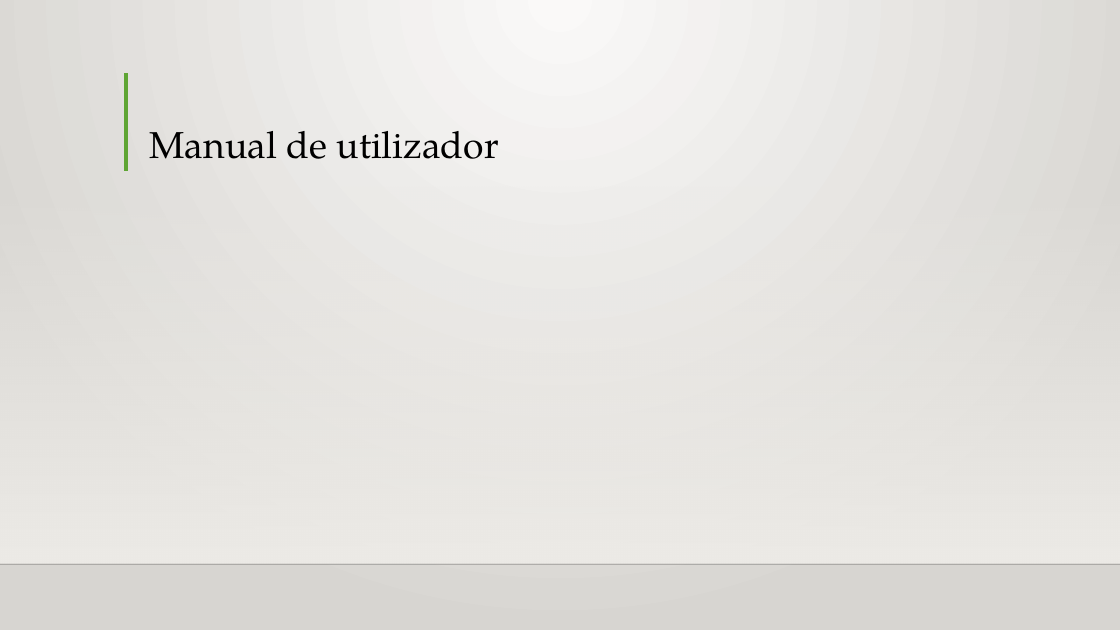
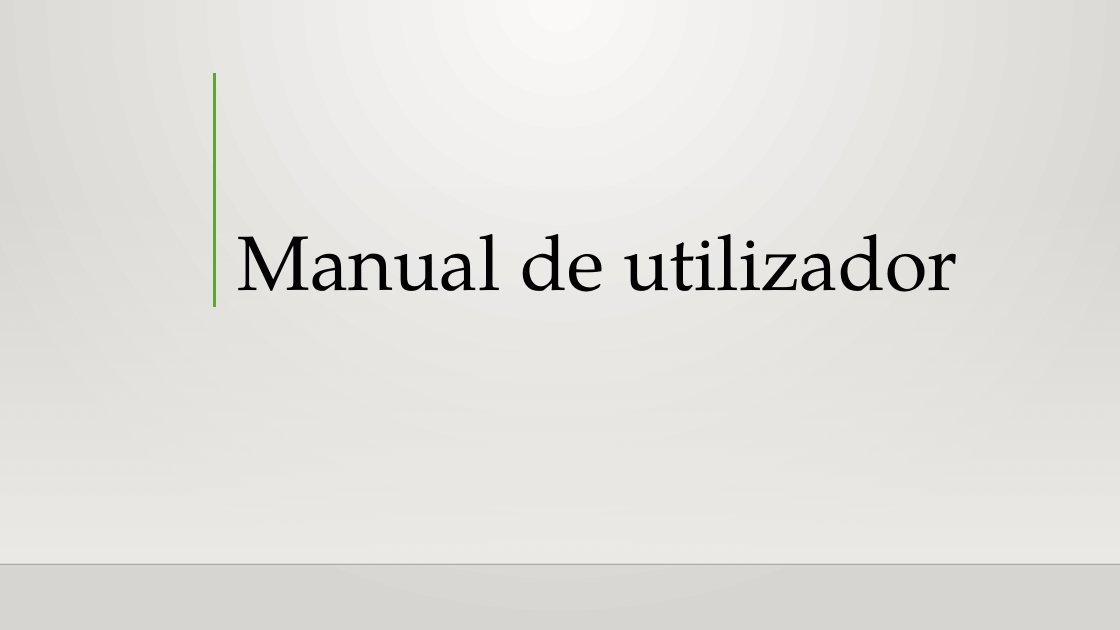
Before and after one commit to ShadowXPA/PD-TrabalhoPrat1, a slide deck: slide 25 of Relatório/Apresentação.pptx. Drawn at 1120x630 pixels with LibreOffice and Linux fonts; fonts in the diff are those of the drawing; background and template pictures are left out. Boxes give left, top, right and bottom in pixels: in the first picture for what was removed or moved away, otherwise in the second. Text is boxed around its words. In the diff, an @@ line names an element or a change of style, - is before the commit and + after.

Commit message:
Apresentação pptx

```diff
--- a/Relatório/Apresentação.pptx
+++ b/Relatório/Apresentação.pptx
@@ line removed from (126, 73) to (126, 171) @@
@@ line added from (214, 73) to (214, 308), #5FA534 3 pt @@
@@ title "Manual de utilizador": place and size @@
-title "Manual de utilizador" at [149, 131, 499, 159]
+title "Manual de utilizador" at [237, 234, 958, 292]
@@ title "Manual de utilizador" at [237, 234, 958, 292]: size 32 to 66 pt @@
```
Also in this commit, not shown: 3 slides added.
